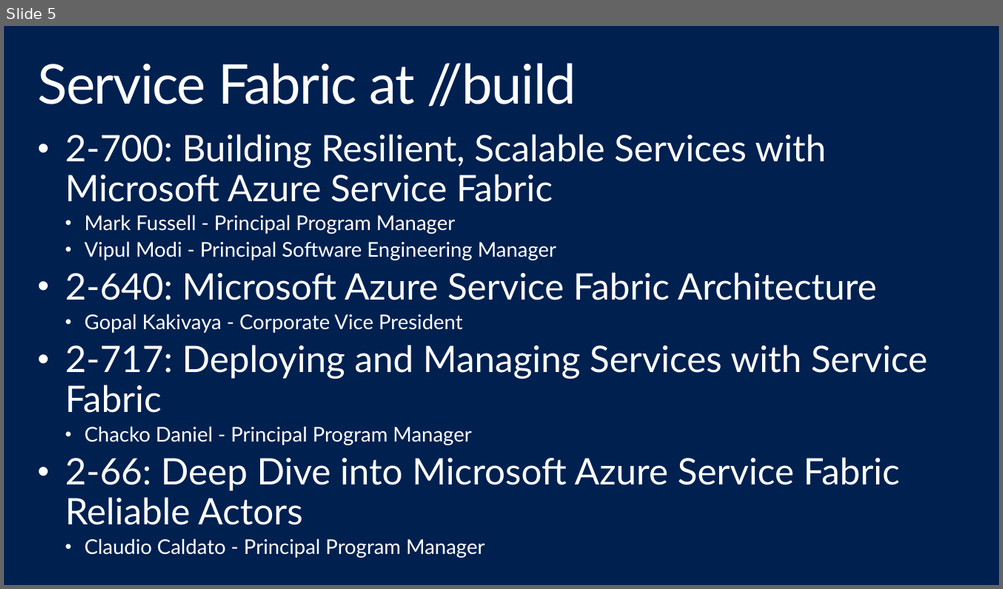
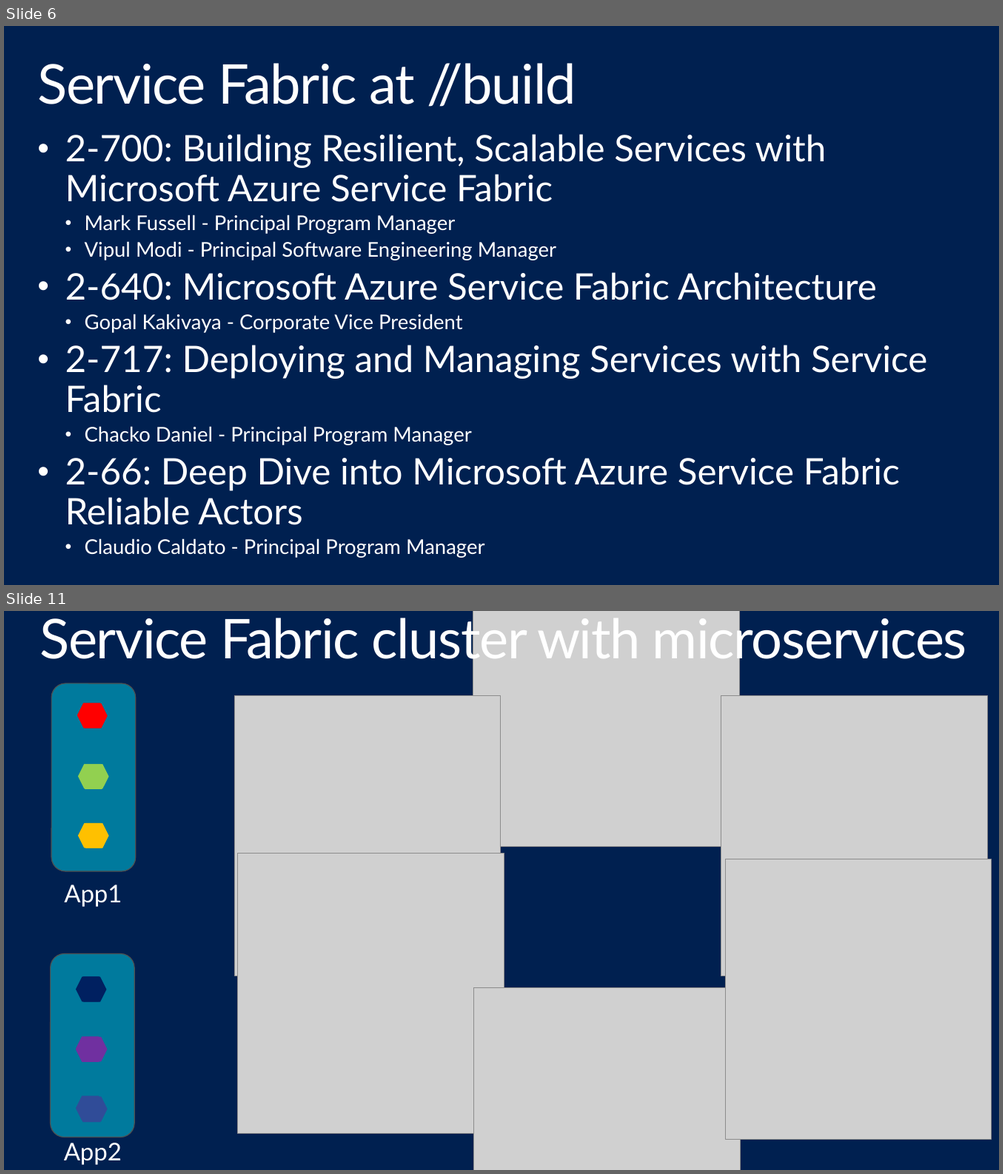
Before and after one commit to shawnweisfeld/20150514_ServiceFabric, a slide deck: Service Fabric.pptx. Shown one above the other, each under a label of ours: slide 5 before the commit, slides 6 and 11 after it; the slides between them are not shown. The pictures are 1003x589 and 1003x1174 pixels, drawn with LibreOffice and Linux fonts; fonts in the diff are those of the drawing; grey boxes stand for pictures; background and template pictures are left out. Boxes give left, top, right and bottom in pixels: in the first picture for what was removed or moved away, otherwise in the second. Text is boxed around its words. In the diff, an @@ line names an element or a change of style, - is before the commit and + after.

```diff
--- a/Service Fabric.pptx
+++ b/Service Fabric.pptx
@@ slide 11 added at <box>4,611,999,1170</box>, background #002050 @@
@@ title added at <box>40,611,967,669</box>, 54 pt, text #FFFFFF @@
+Service Fabric cluster with microservices
@@ picture added at <box>473,611,740,846</box> @@
@@ rounded rectangle added at <box>51,684,136,871</box>, fill #007A9D, outline #505050 0.85 pt @@
@@ picture added at <box>234,696,501,976</box> @@
@@ picture added at <box>720,696,987,976</box> @@
@@ hexagon added at <box>77,703,106,728</box>, fill #FF0000 @@
@@ hexagon added at <box>78,703,107,728</box>, fill #FF0000 @@
@@ hexagon added at <box>78,704,107,729</box>, fill #FF0000 @@
@@ ellipse added at <box>304,729,877,1113</box>, outline #B4009E 3 pt @@
@@ hexagon added at <box>78,764,107,789</box>, fill #92D050 @@
@@ hexagon added at <box>79,765,108,789</box>, fill #92D050 @@
@@ hexagon added at <box>79,764,108,789</box>, fill #92D050 @@
@@ hexagon added at <box>78,823,107,848</box>, fill #FFC000 @@
@@ hexagon added at <box>79,824,108,849</box>, fill #FFC000 @@
@@ hexagon added at <box>79,823,108,848</box>, fill #FFC000 @@
@@ picture added at <box>237,853,504,1133</box> @@
@@ picture added at <box>725,859,991,1139</box> @@
@@ text added at <box>64,885,122,907</box>, 24 pt, text #FFFFFF @@
+App1
@@ rounded rectangle added at <box>50,954,134,1138</box>, fill #007A9D, outline #505050 0.85 pt @@
@@ hexagon added at <box>76,977,105,1002</box>, fill #002060 @@
@@ hexagon added at <box>77,977,105,1002</box>, fill #002060 @@
@@ hexagon added at <box>77,977,106,1002</box>, fill #002060 @@
@@ picture added at <box>473,988,740,1170</box> @@
@@ hexagon added at <box>76,1037,105,1062</box>, fill #7030A0 @@
@@ hexagon added at <box>76,1037,105,1062</box>, fill #7030A0 @@
@@ hexagon added at <box>78,1037,107,1062</box>, fill #7030A0 @@
@@ hexagon added at <box>76,1096,105,1121</box>, fill #304C98 @@
@@ hexagon added at <box>77,1097,105,1122</box>, fill #304C98 @@
@@ hexagon added at <box>77,1097,106,1122</box>, fill #304C98 @@
@@ hexagon added at <box>78,1096,107,1122</box>, fill #304C98 @@
@@ text added at <box>64,1143,122,1165</box>, 24 pt, text #FFFFFF @@
+App2
@@ what was slide 5 is now slide 6 @@
```
Also in this commit, not shown: 2 slides changed, 44 other slides added, 1 slide removed.
